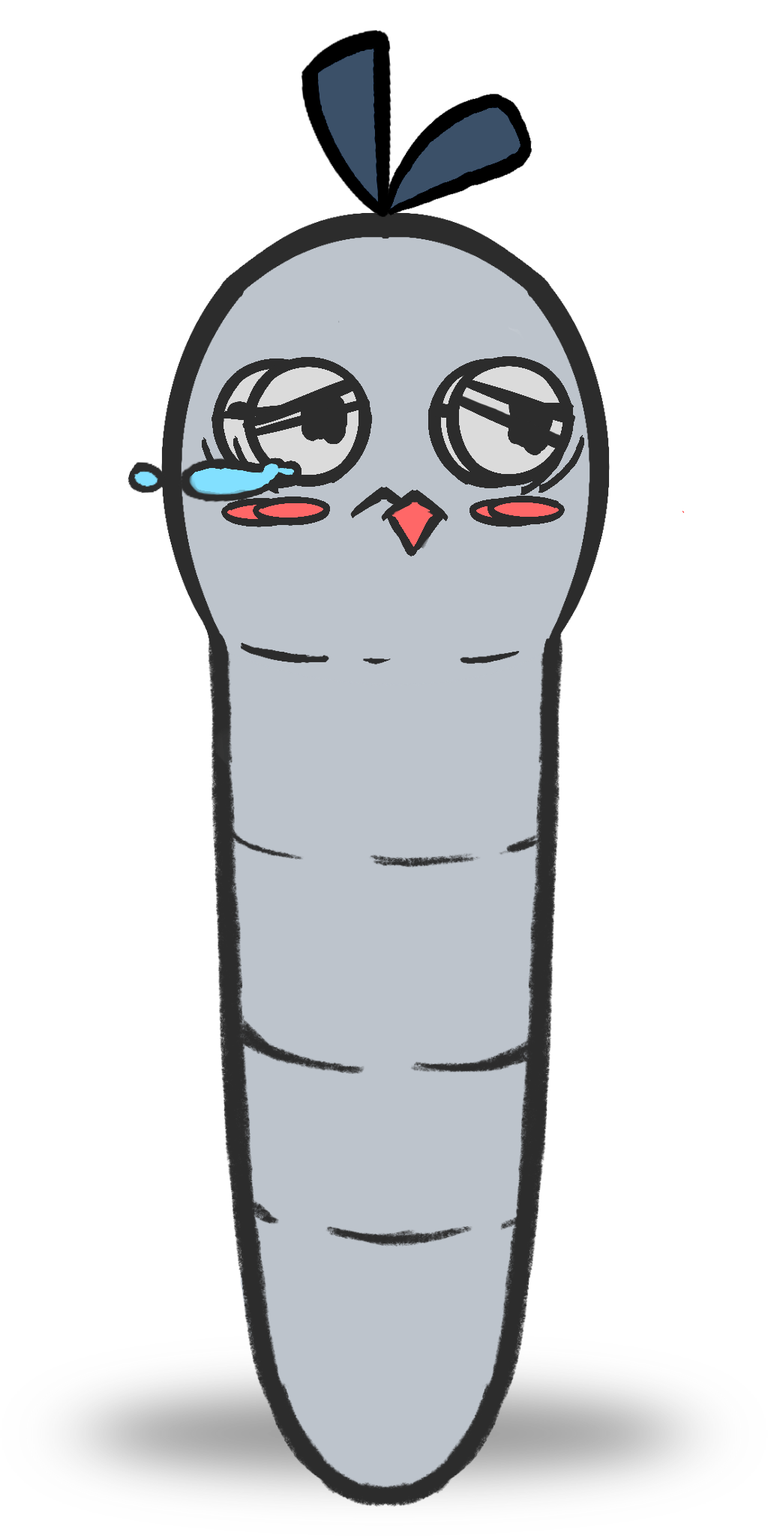
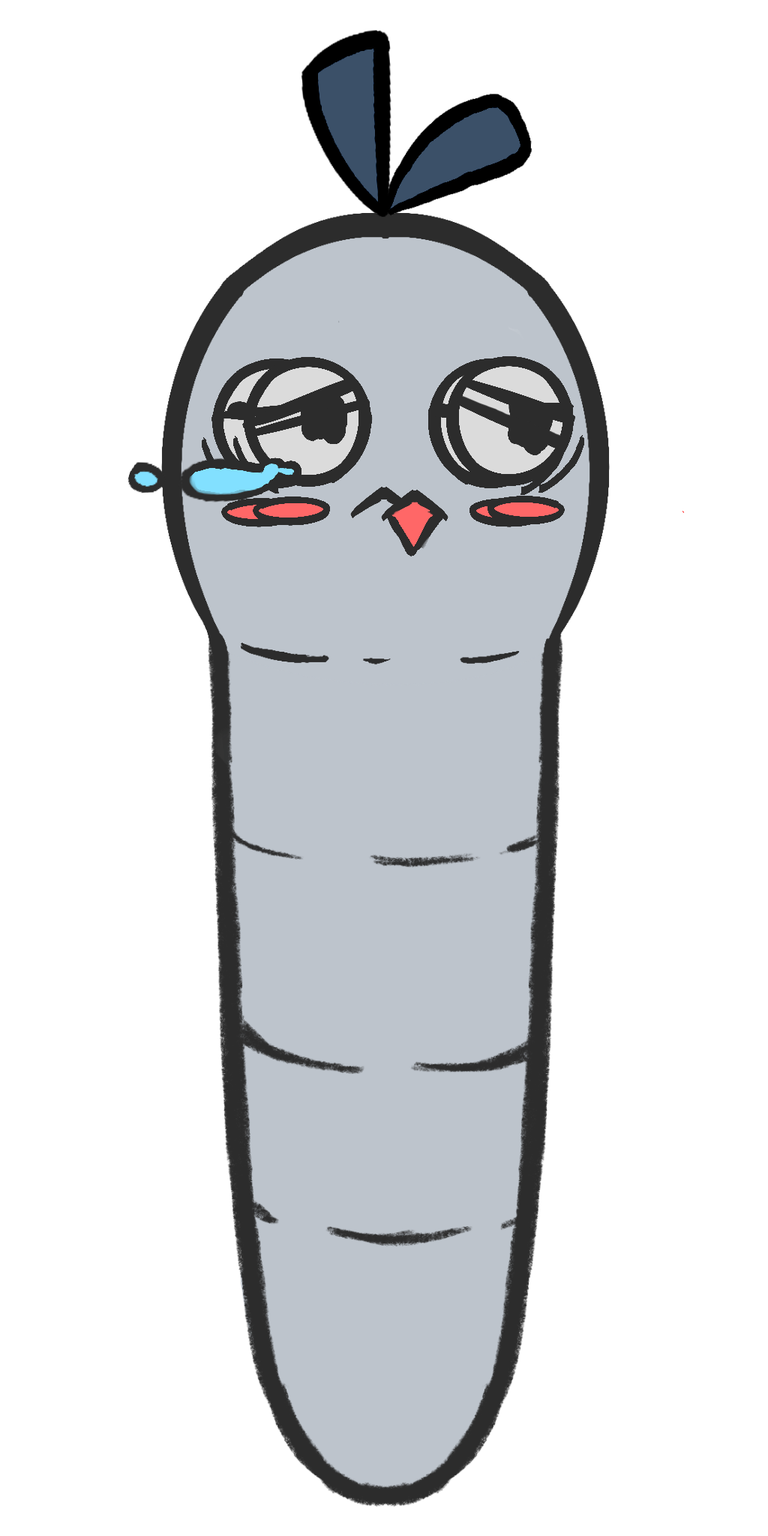
Layered file, before and after one edit (768px x 1536px). Changes by layer:
hid "Shadow" over (26, 1351, 742, 1520)
